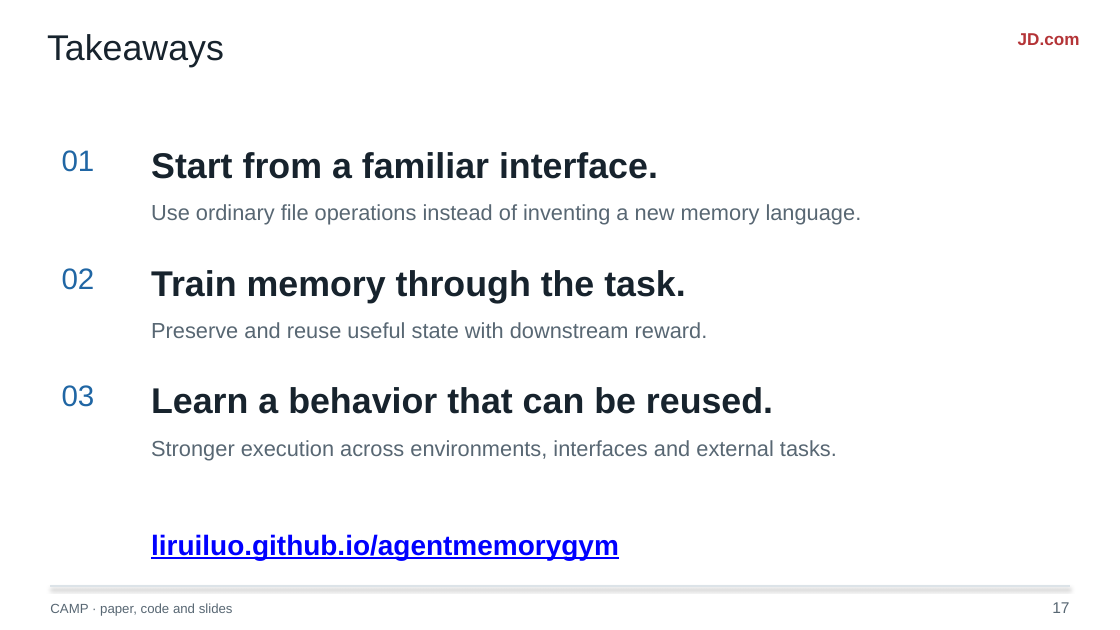
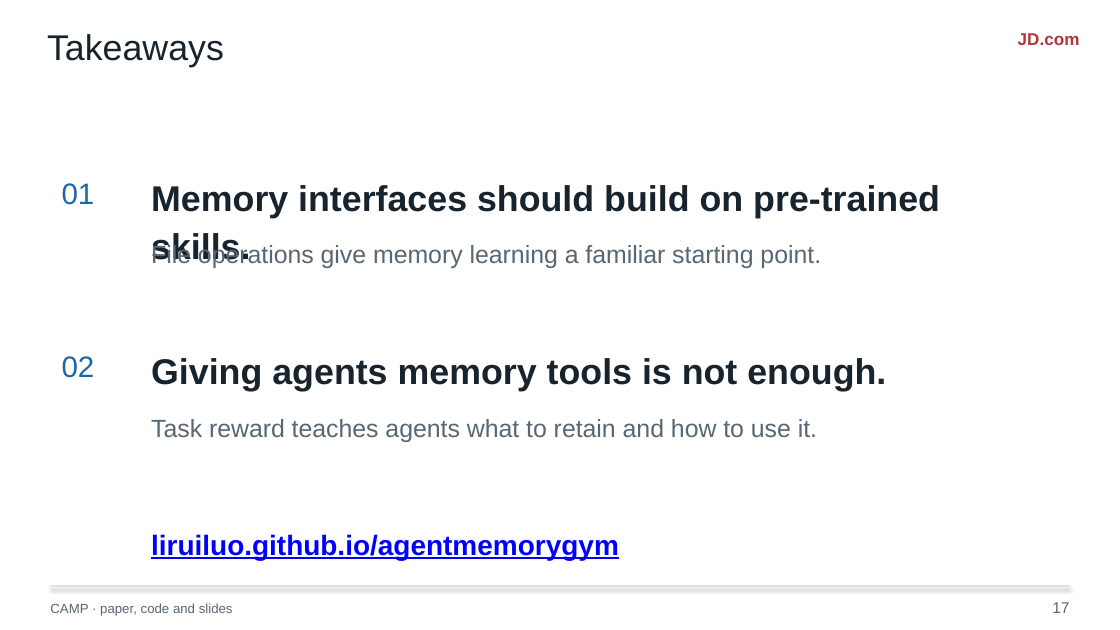
Before and after one commit to liruiluo/agentmemorygym, a slide deck: slide 17 of assets/slides/coding-agent-memory-post-training-slides.pptx. Drawn at 1120x630 pixels with LibreOffice and Linux fonts; fonts in the diff are those of the drawing. Boxes give left, top, right and bottom in pixels: in the first picture for what was removed or moved away, otherwise in the second. Text is boxed around its words. In the diff, an @@ line names an element or a change of style, - is before the commit and + after.

Commit message:
Close the CAMP talk with two core memory insights

```diff
--- a/assets/slides/coding-agent-memory-post-training-slides.pptx
+++ b/assets/slides/coding-agent-memory-post-training-slides.pptx
@@ text "01": place and size @@
-text "01" at [62,150,95,172]
+text "01" at [62,183,95,205]
@@ text at [151,185,940,266]: text changed @@
-Start from a familiar interface.
+Memory interfaces should build on pre-trained skills.
@@ text at [151,243,821,268]: text changed; size 14 to 16 pt @@
-Use ordinary file operations instead of inventing a new memory language.
+File operations give memory learning a familiar starting point.
@@ text "02": place and size @@
-text "02" at [62,268,95,290]
+text "02" at [62,356,95,378]
@@ text at [151,358,886,391]: text changed @@
-Train memory through the task.
+Giving agents memory tools is not enough.
@@ text removed at [62,385,95,407] @@
-03
@@ text removed at [151,387,773,414] @@
-Learn a behavior that can be reused.
@@ text at [151,419,817,442]: text changed; size 14 to 16 pt @@
-Preserve and reuse useful state with downstream reward.
+Task reward teaches agents what to retain and how to use it.
@@ text removed at [151,440,837,460] @@
-Stronger execution across environments, interfaces and external tasks.
```
Also in this commit, not shown: 9 other files.
